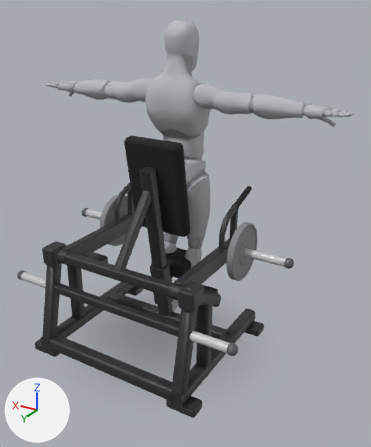
The glTF model app/src/main/assets/mannequins/machine_shrug.glb, before and after one commit.
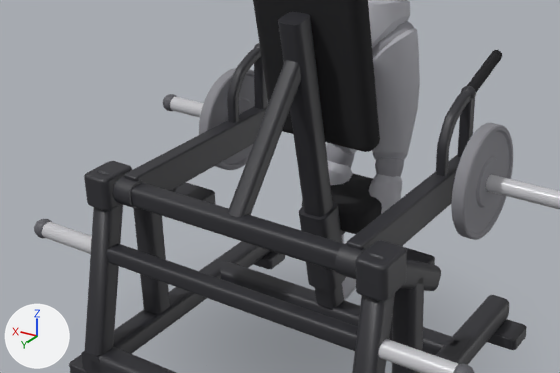
There are two pictures of each version: one whole from a 50 mm lens placed at (-1.542, 2.534, 1.916), pointed at (-0.178, 0.261, 0.78), one close up on the part from 0% to 76% of the width and 36% to 78% of the height. Every picture has the same lights, and +X, +Y and +Z are marked at lower left. The first two pictures are the older version. Where no turn or scale is listed for an object, it has been applied to the vertices. Vertices at exactly the same position are counted once.

The first close-up shows 'body', 'shrug_machine_13', 'shrug_machine_14', 'shrug_machine_17', 'shrug_machine_22', 'shrug_machine_23', 'shrug_machine_26', 'shrug_machine_27', 'shrug_machine_28', 'shrug_machine_3', 'shrug_machine_30', 'shrug_machine_31', 'shrug_machine_42', 'shrug_machine_52', 'shrug_machine_57' and 28 more.
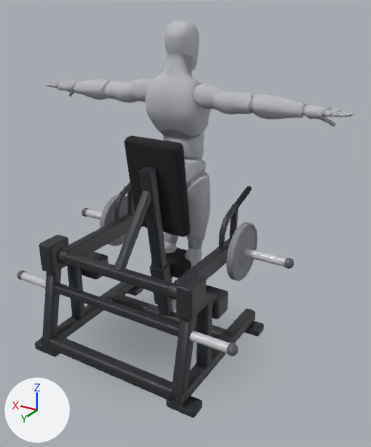
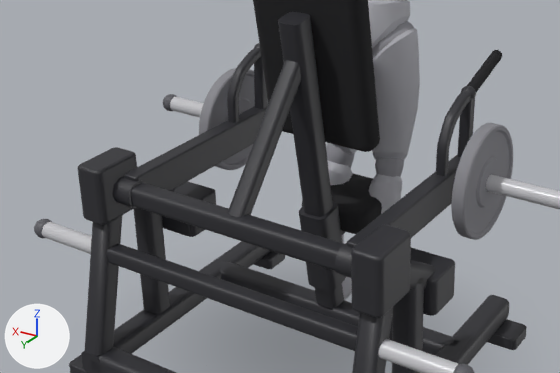
Scene script edits in JSON lines:
```json
{"block": "me_mesh_6", "where": "# used by ob_shrug_machine_13; parent = ob_shrug_machine; location = (-0.38, 0.41, 0.46)"}
{"op": "remove", "block": "me_mesh_6", "code": "me_mesh_6.from_pydata(...)  # 160 vertices, 316 faces; spans x -0.07..0.07, y -0.05..0.05, z -0.03..0.03"}
{"op": "add", "block": "me_mesh_6", "code": "me_mesh_6.from_pydata(...)  # 160 vertices, 316 faces; spans x -0.1..0.1, y -0.065..0.065, z -0.055..0.055"}
{"block": "me_mesh_6", "change": "me_mesh_6 part 1: 160 of 160 vertices moved; they spanned x -0.07..0.07, y -0.05..0.05, z -0.03..0.03 and now span x -0.1..0.1, y -0.065..0.065, z -0.055..0.055; mean shift (0.0, 0.0, 0.0)"}
{"block": "me_mesh_7", "where": "# used by ob_shrug_machine_14; parent = ob_shrug_machine; location = (-0.45, 0.66, 0.6)"}
{"op": "remove", "block": "me_mesh_7", "code": "me_mesh_7.from_pydata(...)  # 160 vertices, 316 faces; spans x -0.045..0.045, y -0.06..0.06, z -0.05..0.05"}
{"op": "add", "block": "me_mesh_7", "code": "me_mesh_7.from_pydata(...)  # 160 vertices, 316 faces; spans x -0.045..0.045, y -0.08..0.08, z -0.085..0.085"}
{"block": "me_mesh_7", "change": "me_mesh_7 part 2: all 40 vertices in x -0.045..0.045, y -0.06..-0.0392, z 0.04..0.05 are moved by (0.0, -0.02, 0.035)"}
{"block": "me_mesh_7", "change": "me_mesh_7 part 3: all 40 vertices in x -0.045..0.045, y 0.0392..0.06, z -0.05..-0.04 are moved by (0.0, 0.02, -0.035)"}
{"block": "me_mesh_7", "change": "me_mesh_7 part 4: all 40 vertices in x -0.045..0.045, y 0.0392..0.06, z 0.04..0.05 are moved by (0.0, 0.02, 0.035)"}
{"block": "me_mesh_7", "change": "other edits to the shape of me_mesh_7 do not show in these pictures"}
{"op": "set", "path": "ob_shrug_machine_13.location", "old": "(-0.38, 0.41, 0.46)", "new": "(-0.41, 0.42, 0.437)"}
{"op": "set", "path": "ob_shrug_machine_22.location", "old": "(0.38, 0.41, 0.46)", "new": "(0.41, 0.42, 0.437)"}
```

Changed parts and their boxes (x1, y1, x2, y2) in the close-ups (560 x 373 px; the box of a moved part takes in the faces that stretch with it):
```json
{"object": "shrug_machine_14", "change": "reshaped", "before": [356, 240, 407, 301], "after": [351, 225, 411, 318], "on screen": "17% wider, 52% taller"}
{"object": "shrug_machine_23", "change": "reshaped", "before": [84, 161, 132, 211], "after": [78, 147, 137, 225], "on screen": "22% wider, 55% taller"}
{"object": "shrug_machine_13", "change": "reshaped, moved", "before": [404, 247, 435, 265], "after": [411, 247, 455, 316]}
{"object": "shrug_machine_22", "change": "reshaped, moved", "before": [175, 182, 216, 204], "after": [162, 181, 216, 237]}
{"part": 1, "of": "me_mesh_6", "change": "moved or reshaped", "before": [183, 182, 435, 265], "after": [162, 181, 455, 316], "on screen": "mostly hidden before"}
{"part": 2, "of": "me_mesh_7", "change": "moved or reshaped", "before": [109, 161, 407, 282], "after": [111, 147, 411, 290]}
{"part": 3, "of": "me_mesh_7", "change": "moved or reshaped", "before": [88, 204, 405, 301], "after": [84, 208, 409, 318]}
{"part": 4, "of": "me_mesh_7", "change": "moved or reshaped", "before": [84, 161, 406, 299], "after": [78, 148, 410, 316]}
```
